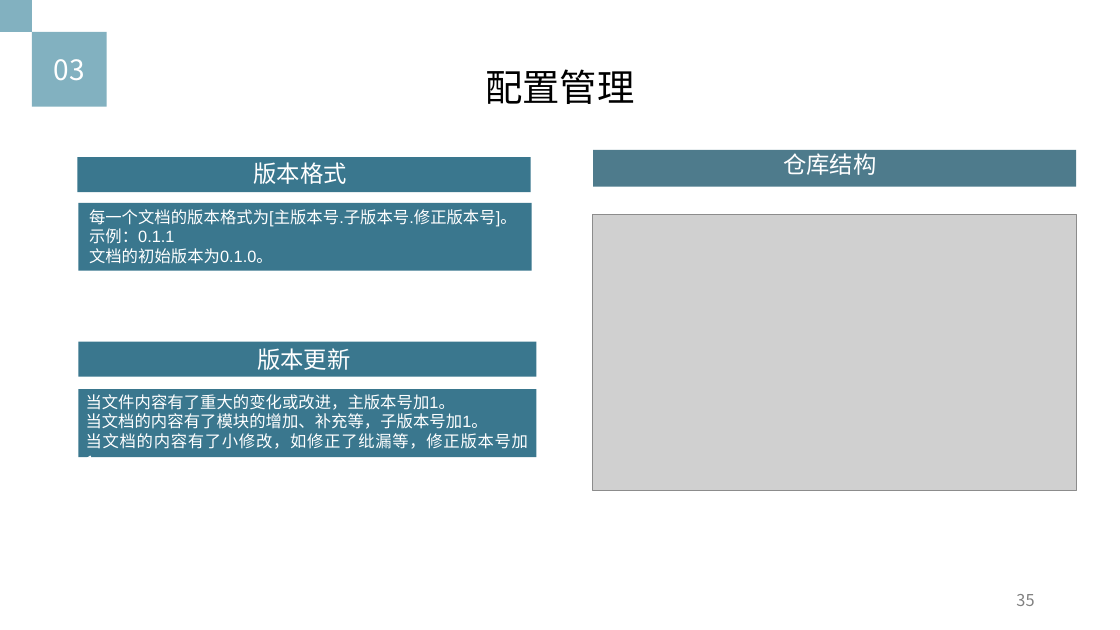
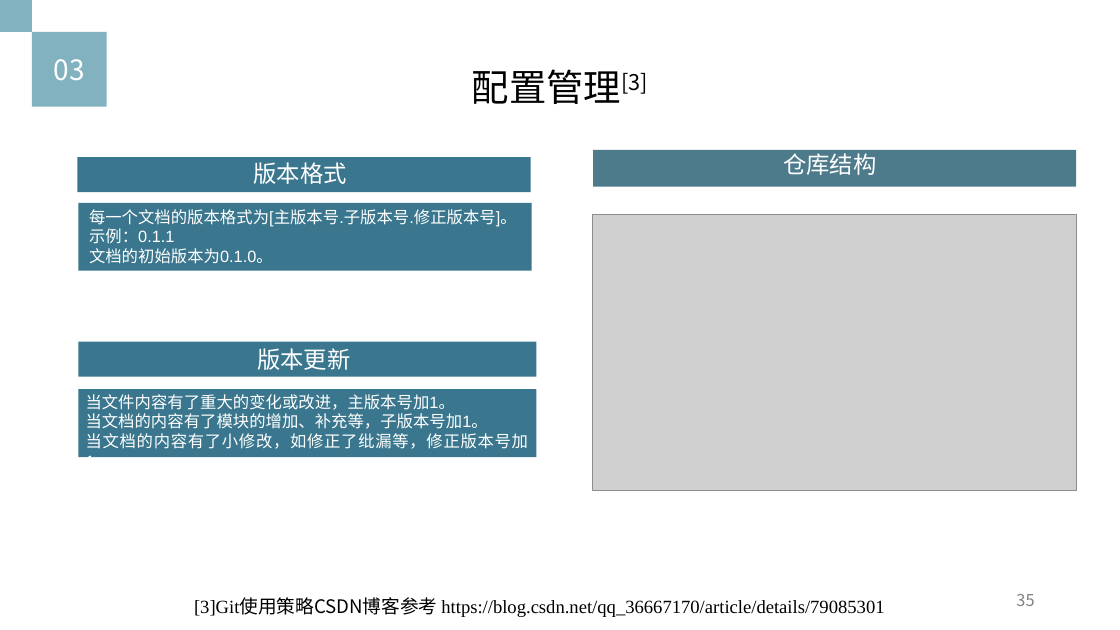
Before and after one commit to Ysuny2333/SRA2022-G15, a slide deck: slide 35 of 项目计划/项目工程计划.pptx. Drawn at 1120x630 pixels with LibreOffice and Linux fonts; fonts in the diff are those of the drawing; grey boxes stand for pictures. Boxes give left, top, right and bottom in pixels: in the first picture for what was removed or moved away, otherwise in the second. Text is boxed around its words. In the diff, an @@ line names an element or a change of style, - is before the commit and + after.

```diff
--- a/项目计划/项目工程计划.pptx
+++ b/项目计划/项目工程计划.pptx
@@ text at [472, 69, 648, 104]: text changed @@
-配置管理
+配置管理[3]
@@ text added at [194, 599, 884, 617], 16 pt, text #000000 @@
+[3]Git使用策略CSDN博客参考 https://blog.csdn.net/qq_36667170/article/details/79085301
```
Also in this commit, not shown: 5 other slides changed, 3 slides added, 2 slides removed.
